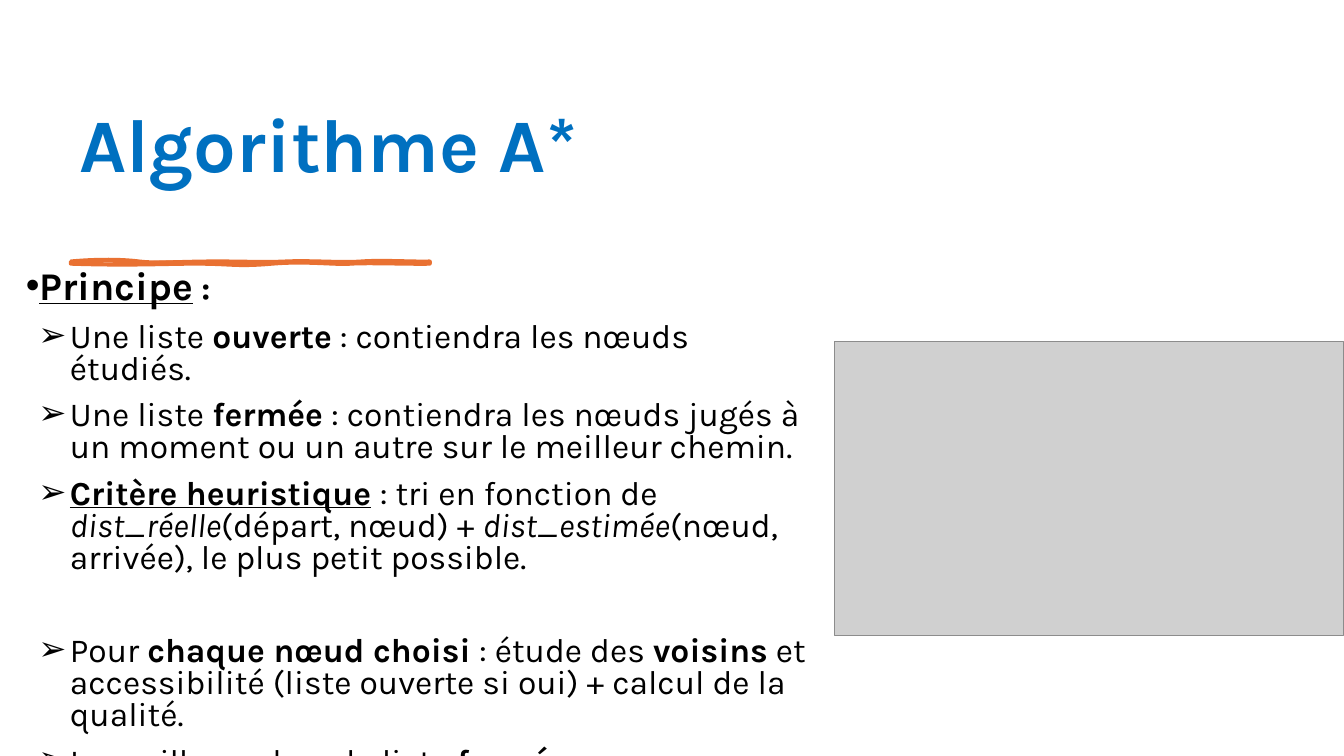
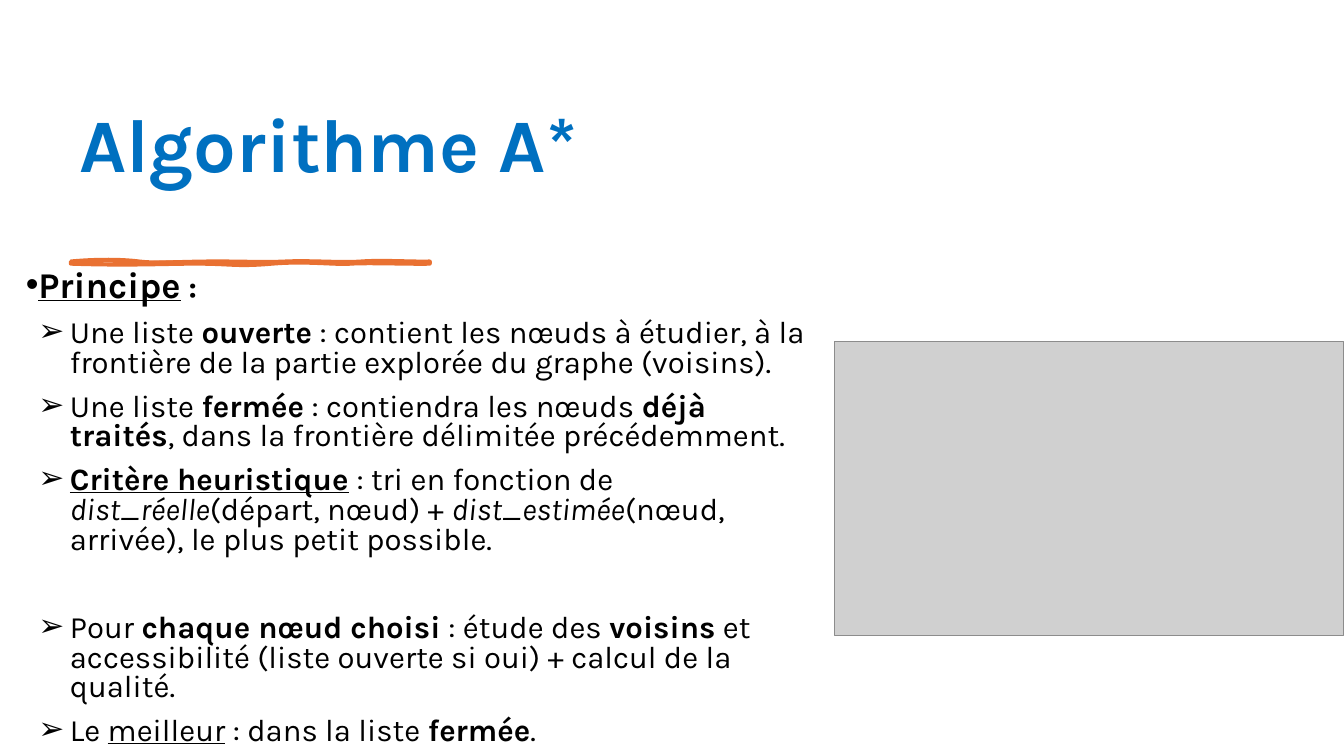
Before and after one commit to lmayer65/NSI_0, a slide deck: slide 14 of Grand Oral/Chemin_Plus_Court/Chemin_Plus_Court.pptx. Drawn at 1344x756 pixels with LibreOffice and Linux fonts; fonts in the diff are those of the drawing; grey boxes stand for pictures. Boxes give left, top, right and bottom in pixels: in the first picture for what was removed or moved away, otherwise in the second. Text is boxed around its words. In the diff, an @@ line names an element or a change of style, - is before the commit and + after.

```diff
--- a/Grand Oral/Chemin_Plus_Court/Chemin_Plus_Court.pptx
+++ b/Grand Oral/Chemin_Plus_Court/Chemin_Plus_Court.pptx
@@ text at (38,265,751,744): size 28 to 25.9 pt in "Principe"; size 24 to 22.2 pt in ":", "Critère heuristique : tri en fonction de ...", "Pour chaque nœud choisi : étude des ...", "Le meilleur : dans la liste fermée." @@
@@ text at (70,319,805,454): text changed; size 24 to 22.2 pt @@
-➢ Une liste ouverte : contiendra les nœuds étudiés.
-➢ Une liste fermée : contiendra les nœuds jugés à un moment ou un autre sur le meilleur chemin.
+➢ Une liste ouverte : contient les nœuds à étudier, à la frontière de la partie explorée du graphe (voisins).
+➢ Une liste fermée : contiendra les nœuds déjà traités, dans la frontière délimitée précédemment.
```
Also in this commit, not shown: 3 other slides changed, 1 slide added, 1 other file.
